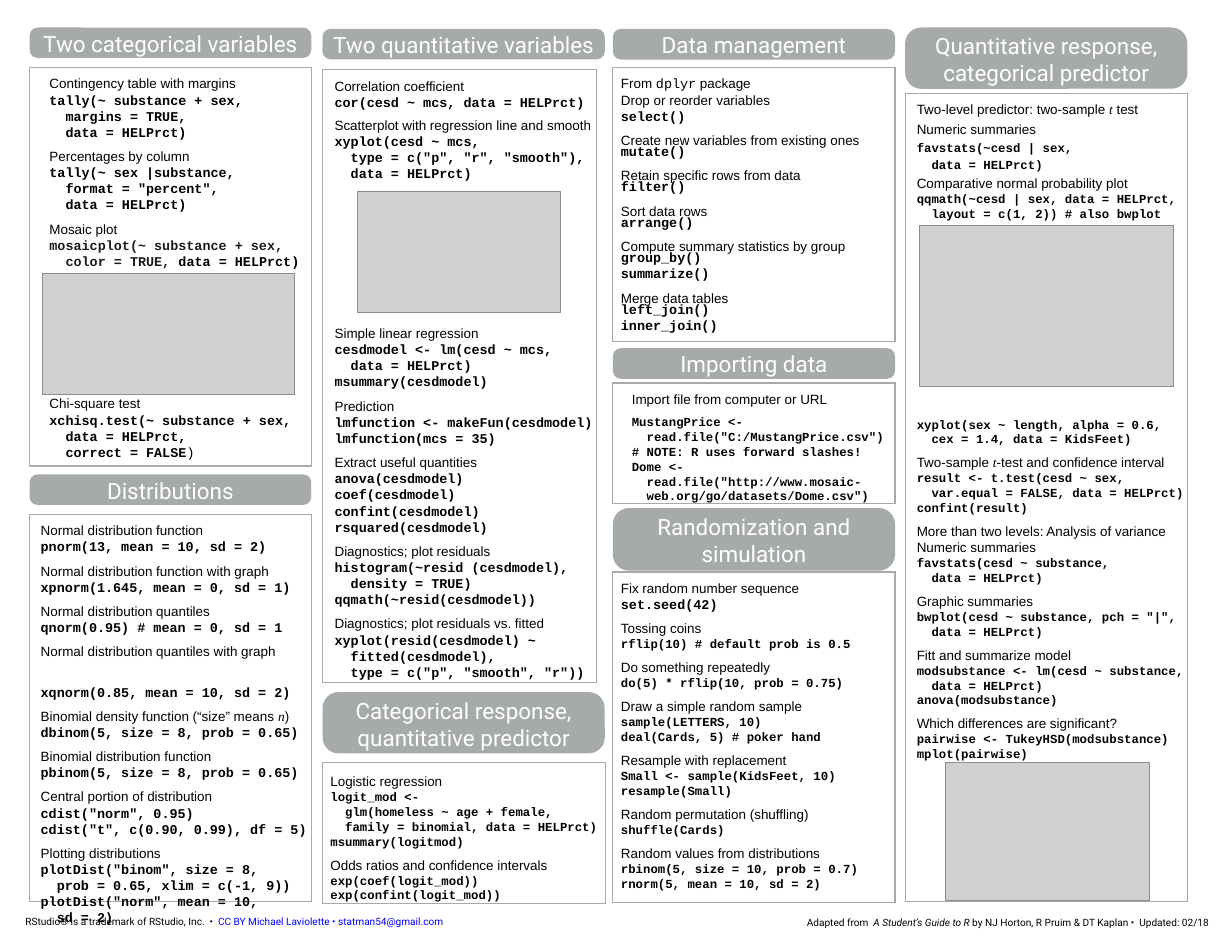
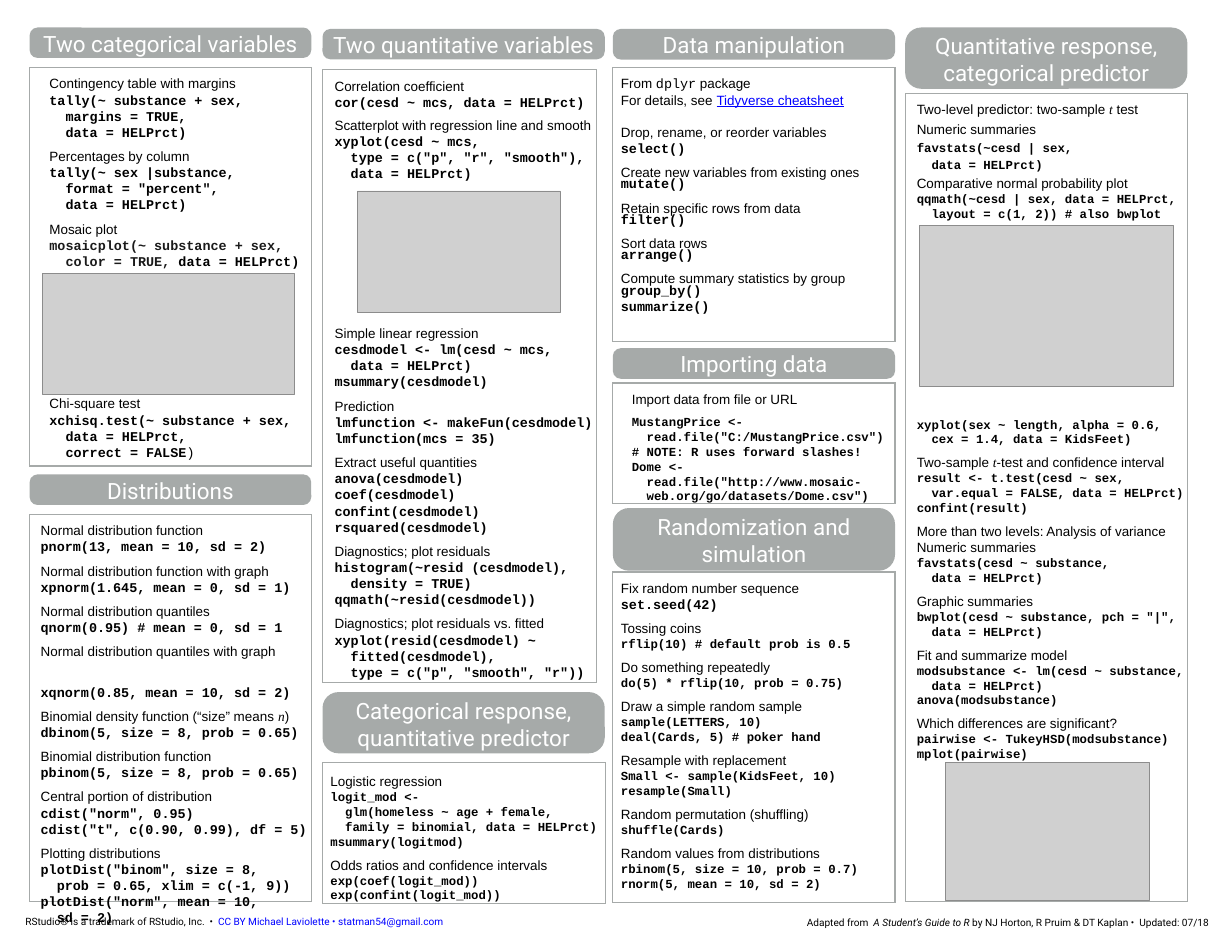
Before and after one commit to mlaviolet/Mosaic-cheatsheets, a slide deck: slide 2 of mosaic-cheatsheet-lattice.pptx. Drawn at 1232x952 pixels with LibreOffice and Linux fonts; fonts in the diff are those of the drawing; grey boxes stand for pictures. Boxes give left, top, right and bottom in pixels: in the first picture for what was removed or moved away, otherwise in the second. Text is boxed around its words. In the diff, an @@ line names an element or a change of style, - is before the commit and + after.

Commit message:
Add files via upload
RStudio-style cheat sheets for "mosaic" package, in PDF and source PowerPoint. Versions for lattice and ggformula graphics.

```diff
--- a/mosaic-cheatsheet-lattice.pptx
+++ b/mosaic-cheatsheet-lattice.pptx
@@ text in rounded rectangle at (x1=663, y1=36, x2=845, y2=58): text changed @@
-Data management
+Data manipulation
@@ text in rectangle at (x1=621, y1=95, x2=844, y2=140): text changed @@
-Drop or reorder variables
+For details, see Tidyverse cheatsheet
+Drop, rename, or reorder variables
@@ text in rectangle at (x1=621, y1=293, x2=728, y2=333): paragraphs removed @@
-Merge data tables
-left_join()
-inner_join()
@@ text in rectangle at (x1=632, y1=394, x2=797, y2=407): text changed @@
-Import file from computer or URL
+Import data from file or URL
@@ text in rectangle at (x1=917, y1=650, x2=1068, y2=660): text changed @@
-Fitt and summarize model
+Fit and summarize model
@@ text at (x1=807, y1=918, x2=1209, y2=928): text changed @@
-Adapted from A Student’s Guide to R by NJ Horton, R Pruim & DT Kaplan • Updated: 02/18
+Adapted from A Student’s Guide to R by NJ Horton, R Pruim & DT Kaplan • Updated: 07/18
```
Also in this commit, not shown: 1 other slide changed, 3 other files.
